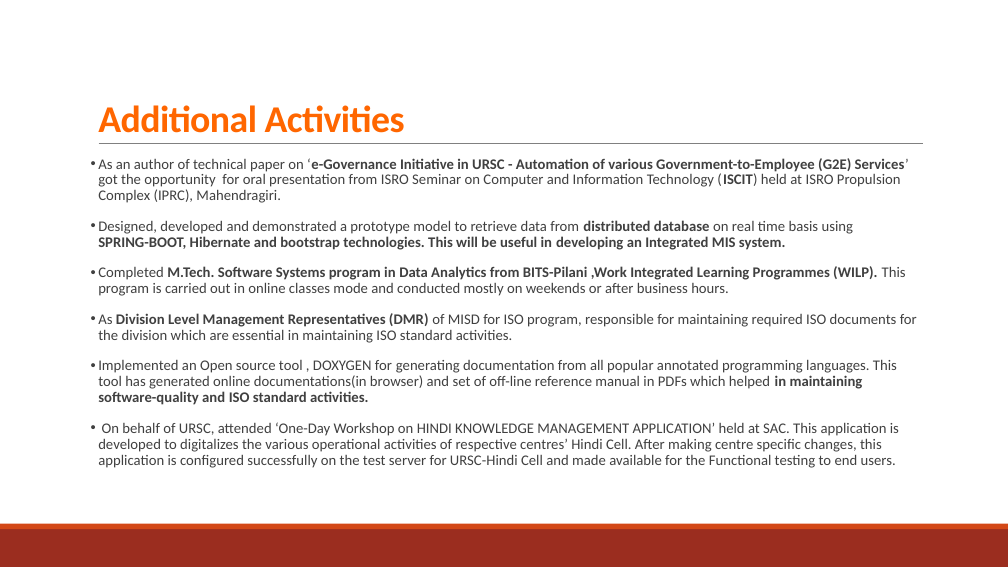
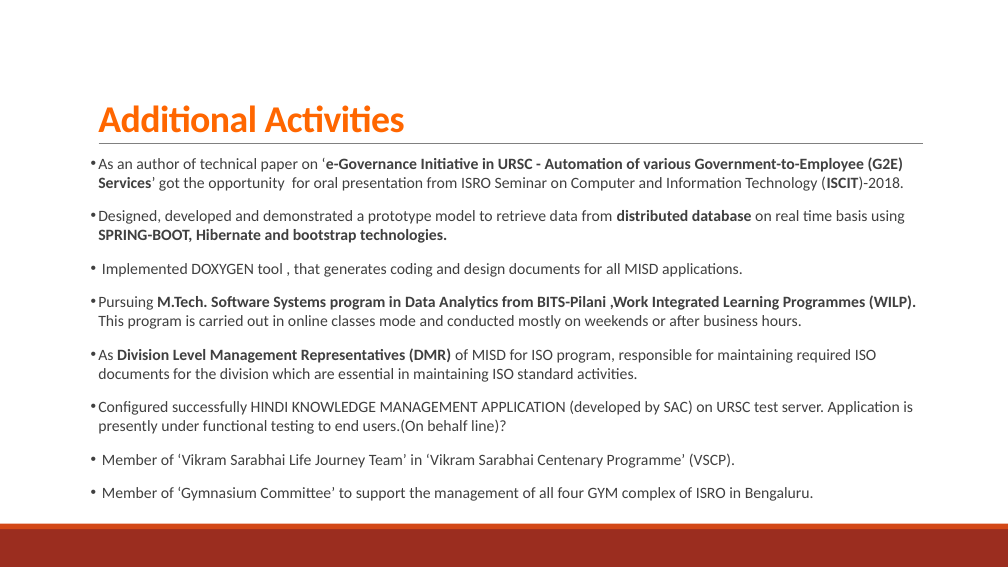
Before and after one commit to NavdeepGarg/DPC_Repo, a slide deck: slide 7 of handOutSources/navdeep.pptx (slide 6 before the commit). Drawn at 1008x567 pixels with LibreOffice and Linux fonts; fonts in the diff are those of the drawing. Boxes give left, top, right and bottom in pixels: in the first picture for what was removed or moved away, otherwise in the second. Text is boxed around its words. In the diff, an @@ line names an element or a change of style, - is before the commit and + after.

```diff
--- a/handOutSources/navdeep.pptx
+++ b/handOutSources/navdeep.pptx
@@ text at <box>98,157,916,329</box>: text changed; size 14 to 15 pt @@
-• As an author of technical paper on ‘e-Governance Initiative in URSC - Automation of various Government-to-Employee (G2E) Services’ got the opportunity for oral presentation from ISRO Seminar on Computer and Information Technology (ISCIT) held at ISRO Propulsion Complex (IPRC), Mahendragiri.
-• Designed, developed and demonstrated a prototype model to retrieve data from distributed database on real time basis using
-  SPRING-BOOT, Hibernate and bootstrap technologies. This will be useful in developing an Integrated MIS system.
-• Completed M.Tech. Software Systems program in Data Analytics from BITS-Pilani ,Work Integrated Learning Programmes (WILP). This program is carried out in online classes mode and conducted mostly on weekends or after business hours.
+• As an author of technical paper on ‘e-Governance Initiative in URSC - Automation of various Government-to-Employee (G2E) Services’ got the opportunity for oral presentation from ISRO Seminar on Computer and Information Technology (ISCIT)-2018.
+• Designed, developed and demonstrated a prototype model to retrieve data from distributed database on real time basis using
+  SPRING-BOOT, Hibernate and bootstrap technologies.
+• Implemented DOXYGEN tool , that generates coding and design documents for all MISD applications.
+• Pursuing M.Tech. Software Systems program in Data Analytics from BITS-Pilani ,Work Integrated Learning Programmes (WILP). This program is carried out in online classes mode and conducted mostly on weekends or after business hours.
@@ text at <box>98,348,877,382</box>: size 14 to 15 pt in "As Division Level Management Representatives (DMR) of ..."; line spacing 0.9 to 1 @@
@@ text at <box>98,400,913,501</box>: text changed; size 14 to 15 pt @@
-• Implemented an Open source tool , DOXYGEN for generating documentation from all popular annotated programming languages. This tool has generated online documentations(in browser) and set of off-line reference manual in PDFs which helped in maintaining software-quality and ISO standard activities.
-• On behalf of URSC, attended ‘One-Day Workshop on HINDI KNOWLEDGE MANAGEMENT APPLICATION’ held at SAC. This application is developed to digitalizes the various operational activities of respective centres’ Hindi Cell. After making centre specific changes, this application is configured successfully on the test server for URSC-Hindi Cell and made available for the Functional testing to end users.
+• Configured successfully HINDI KNOWLEDGE MANAGEMENT APPLICATION (developed by SAC) on URSC test server. Application is presently under functional testing to end users.(On behalf line)?
+• Member of ‘Vikram Sarabhai Life Journey Team’ in ‘Vikram Sarabhai Centenary Programme’ (VSCP).
+• Member of ‘Gymnasium Committee’ to support the management of all four GYM complex of ISRO in Bengaluru.
```
Also in this commit, not shown: 4 other slides changed, 1 slide added, 3 other files.
